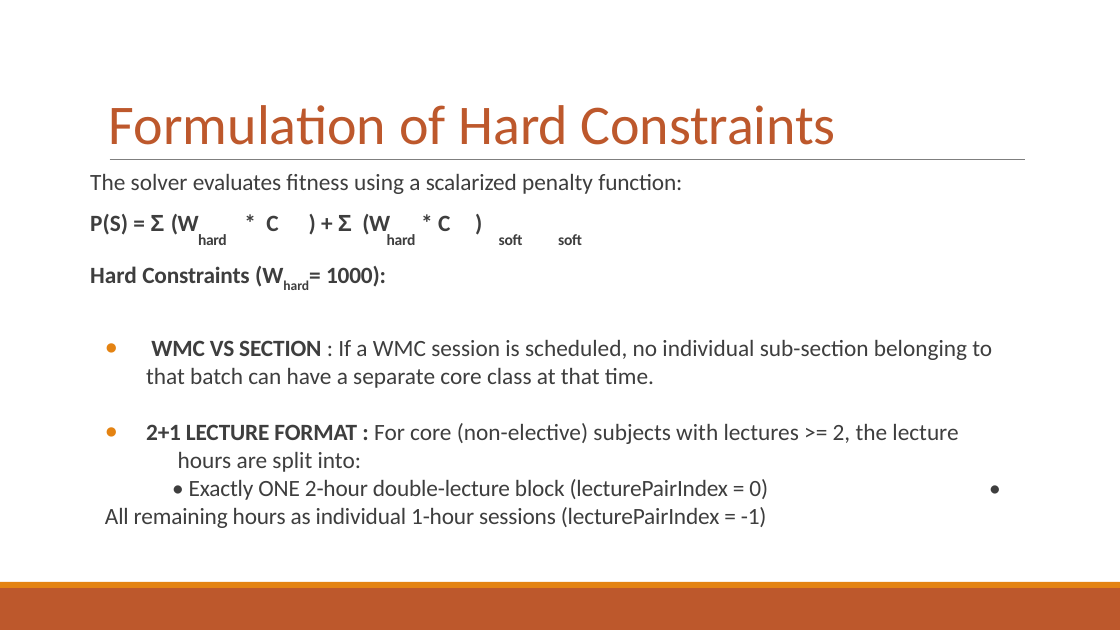
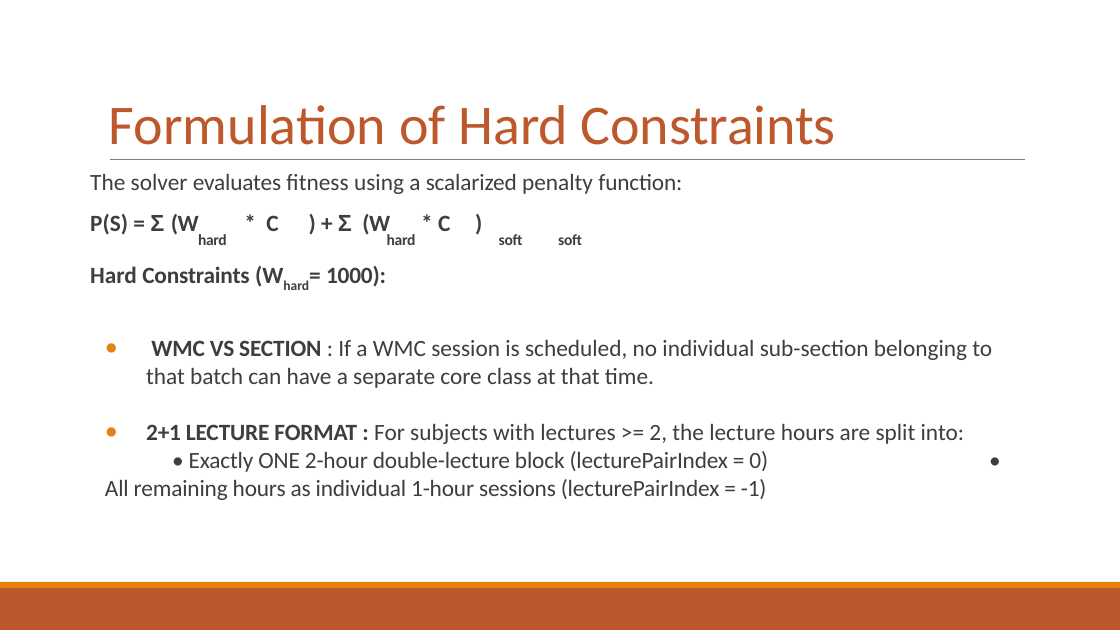
Before and after one commit to toad-of-code/timetable-editor-and-generator, a slide deck: slide 7 of TTGen (1).pptx (slide 6 before the commit). Drawn at 1120x630 pixels with LibreOffice and Linux fonts; fonts in the diff are those of the drawing. Boxes give left, top, right and bottom in pixels: in the first picture for what was removed or moved away, otherwise in the second. Text is boxed around its words. In the diff, an @@ line names an element or a change of style, - is before the commit and + after.

```diff
--- a/TTGen (1).pptx
+++ b/TTGen (1).pptx
@@ text at (146, 424, 964, 444): text changed @@
-● 2+1 LECTURE FORMAT : For core (non-elective) subjects with lectures >= 2, the lecture hours are split into:
+● 2+1 LECTURE FORMAT : For subjects with lectures >= 2, the lecture hours are split into:
```
Also in this commit, not shown: 6 other slides changed, 16 slides added, 3 slides removed, 16 other files.
